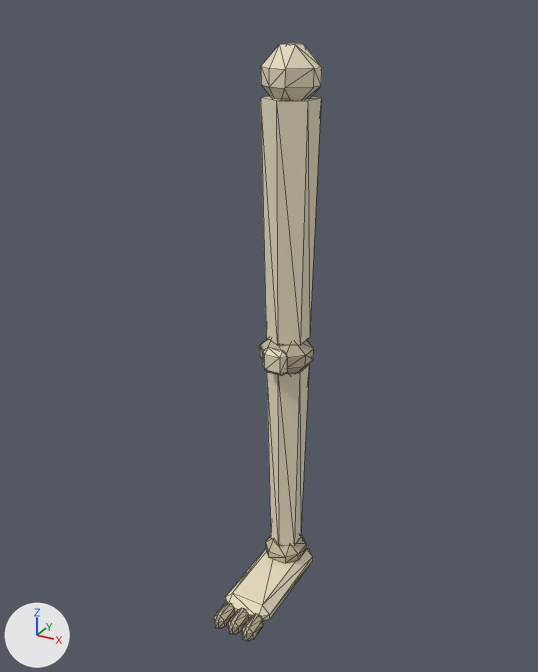
An edit to the glTF model modelli/scheletro/gamba.glb, drawn before and after from the same camera.
Before and after are seen from a 50 mm lens placed at (0.517, -1.006, 0.078), pointed at (-0.007, -0.053, -0.398). The axes (+X, +Y, +Z) are drawn at lower left. The lights are the same throughout. The picture after the commit comes second. Mesh edges are drawn as thin lines. Where no turn or scale is listed for an object, it has been applied to the vertices. Vertices at exactly the same position are counted once.

Names of what the first picture shows: 'gamba2'.
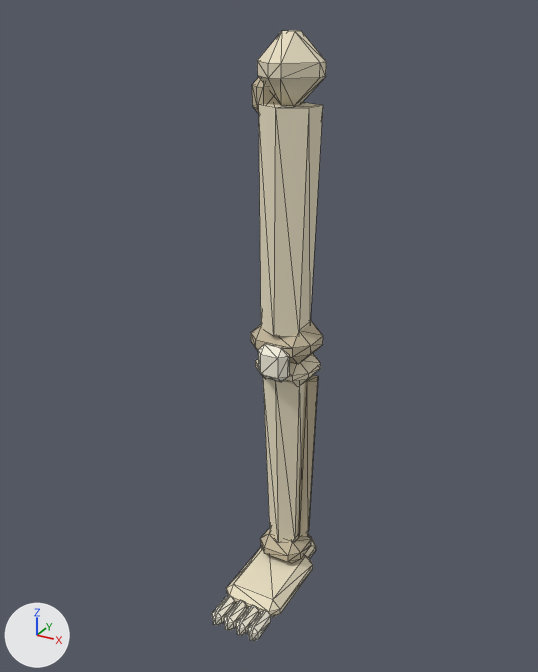
Boxes [x1, y1, x2, y2] around the edits, measured in the pictures (538 x 672 px):
'gamba2', reshaped
    before: [214, 44, 322, 642]
    after: [212, 30, 326, 641]
part 1 of me_mesh_0, rebuilt
    before: [261, 44, 322, 100]
    after: [257, 30, 326, 106]
part 2 of me_mesh_0, rebuilt (22% wider, 8% shorter)
    before: [260, 339, 314, 375]
    after: [255, 353, 321, 386]
part 3 of me_mesh_0, rebuilt (9% wider, 10% taller)
    before: [242, 614, 263, 642]
    after: [248, 610, 271, 641]
part 4 of me_mesh_0, rebuilt (27% wider, 30% taller)
    before: [263, 347, 288, 376]
    after: [258, 344, 290, 382]
part 5 of me_mesh_0, rebuilt
    before: [225, 548, 313, 622]
    after: [226, 547, 313, 618]
part 6 of me_mesh_0, rebuilt (21% wider, 24% taller)
    before: [265, 535, 307, 563]
    after: [260, 528, 311, 563]
part 7 of me_mesh_0, rebuilt (9% wider, 14% taller)
    before: [214, 602, 235, 629]
    after: [212, 595, 235, 626]
part 8 of me_mesh_0, rebuilt (8% wider, 6% shorter)
    before: [261, 96, 321, 345]
    after: [258, 103, 323, 337]
part 9 of me_mesh_0, rebuilt
    before: [267, 364, 309, 546]
    after: [263, 377, 305, 543]
part 10 of me_mesh_0, added (mostly hidden)
    after: [304, 537, 316, 558]
part 11 of me_mesh_0, added (beige)
    after: [252, 77, 280, 114]
part 12 of me_mesh_0, added (beige)
    after: [251, 321, 323, 364]
part 13 of me_mesh_0, added
    after: [224, 600, 247, 631]
part 14 of me_mesh_0, added
    after: [236, 605, 259, 636]
part 15 of me_mesh_0, built on
    before: [228, 608, 249, 635]
    after: [298, 375, 318, 537]

Patch to the scene script:
```diff
--- a/modelli/scheletro/gamba.glb.py
+++ b/modelli/scheletro/gamba.glb.py
@@ me_mesh_0 @@
-me_mesh_0.from_pydata(...)  # 216 vertices, 392 faces; spans x -0.045..0.045, y -0.2..0.044, z -0.9..0.032
+me_mesh_0.from_pydata(...)  # 322 vertices, 584 faces; spans x -0.065..0.055, y -0.195..0.07, z -0.9..0.05
+# me_mesh_0 part 1: the loose piece of 24 vertices spanning x -0.043..0.043, y -0.043..0.043, z -0.053..0.032 is rebuilt with 24 vertices and now spans x -0.05..0.05, y -0.05..0.05, z -0.05..0.05
+# me_mesh_0 part 2: the loose piece of 24 vertices spanning x -0.043..0.043, y -0.045..0.035, z -0.48..-0.41 is rebuilt with 24 vertices and now spans x -0.05..0.05, y -0.043..0.043, z -0.495..-0.445, in mat_material_0 (beige #ebe0c4)
+# me_mesh_0 part 3: the loose piece of 24 vertices spanning x 0.017..0.039, y -0.2..-0.15, z -0.9..-0.87 is rebuilt with 24 vertices and now spans x 0.026..0.046, y -0.195..-0.135, z -0.9..-0.87, in mat_material_2 (pale yellow #f7f2e0)
+# me_mesh_0 part 4: the loose piece of 24 vertices spanning x -0.023..0.023, y -0.055..-0.035, z -0.468..-0.422 is rebuilt with 24 vertices and now spans x -0.027..0.027, y -0.065..-0.035, z -0.475..-0.415, in mat_material_2 (pale yellow #f7f2e0)
+# me_mesh_0 part 5: the loose piece of 24 vertices spanning x -0.045..0.045, y -0.16..0.04, z -0.9..-0.86 is rebuilt with 24 vertices and now spans x -0.055..0.055, y -0.14..0.02, z -0.9..-0.86
+# me_mesh_0 part 6: the loose piece of 24 vertices spanning x -0.035..0.035, y -0.035..0.035, z -0.875..-0.825 is rebuilt with 24 vertices and now spans x -0.043..0.043, y -0.04..0.04, z -0.865..-0.815
+# me_mesh_0 part 7: the loose piece of 24 vertices spanning x -0.039..-0.017, y -0.2..-0.15, z -0.9..-0.87 is rebuilt with 24 vertices and now spans x -0.046..-0.026, y -0.195..-0.135, z -0.9..-0.87, in mat_material_2 (pale yellow #f7f2e0)
+# me_mesh_0 part 8: the loose piece of 12 vertices spanning x -0.038..0.038, y -0.044..0.044, z -0.42..-0.04 is rebuilt with 12 vertices and now spans x -0.041..0.041, y -0.05..0.047, z -0.401..-0.049
+# me_mesh_0 part 9: the loose piece of 12 vertices spanning x -0.031..0.031, y -0.036..0.036, z -0.83..-0.47 is rebuilt with 12 vertices and now spans x -0.035..0.035, y -0.045..0.035, z -0.82..-0.479
+# me_mesh_0 part 10: a new loose piece of 24 vertices spanning x -0.04..0.04, y -0.01..0.07, z -0.9..-0.85, in mat_material_0 (beige #ebe0c4)
+# me_mesh_0 part 11: a new loose piece of 24 vertices spanning x -0.065..-0.015, y -0.02..0.04, z -0.075..-0.005, in mat_material_1 (beige #c4b89b)
+# me_mesh_0 part 12: a new loose piece of 24 vertices spanning x -0.055..0.055, y -0.05..0.04, z -0.45..-0.39, in mat_material_1 (beige #c4b89b)
+# me_mesh_0 part 13: a new loose piece of 24 vertices spanning x -0.022..-0.002, y -0.195..-0.135, z -0.9..-0.87, in mat_material_2 (pale yellow #f7f2e0)
+# me_mesh_0 part 14: a new loose piece of 24 vertices spanning x 0.002..0.022, y -0.195..-0.135, z -0.9..-0.87, in mat_material_2 (pale yellow #f7f2e0)
+# me_mesh_0 part 15: 24 vertices removed from x -0.011..0.011, y -0.2..-0.15, z -0.9..-0.87; 10 vertices added at x 0.02..0.052, y -0.008..0.022, z -0.81..-0.49
 me_mesh_0.materials.append(mat_material_0)
 me_mesh_0.materials.append(mat_material_1)
+me_mesh_0.materials.append(mat_material_2)  # pale yellow #f7f2e0
```
